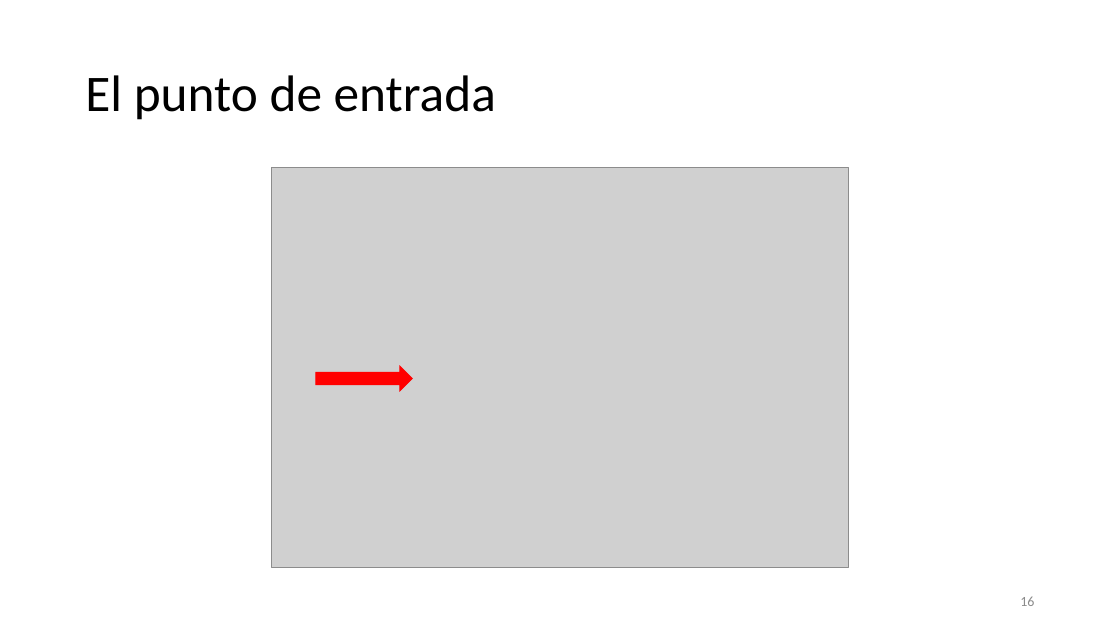
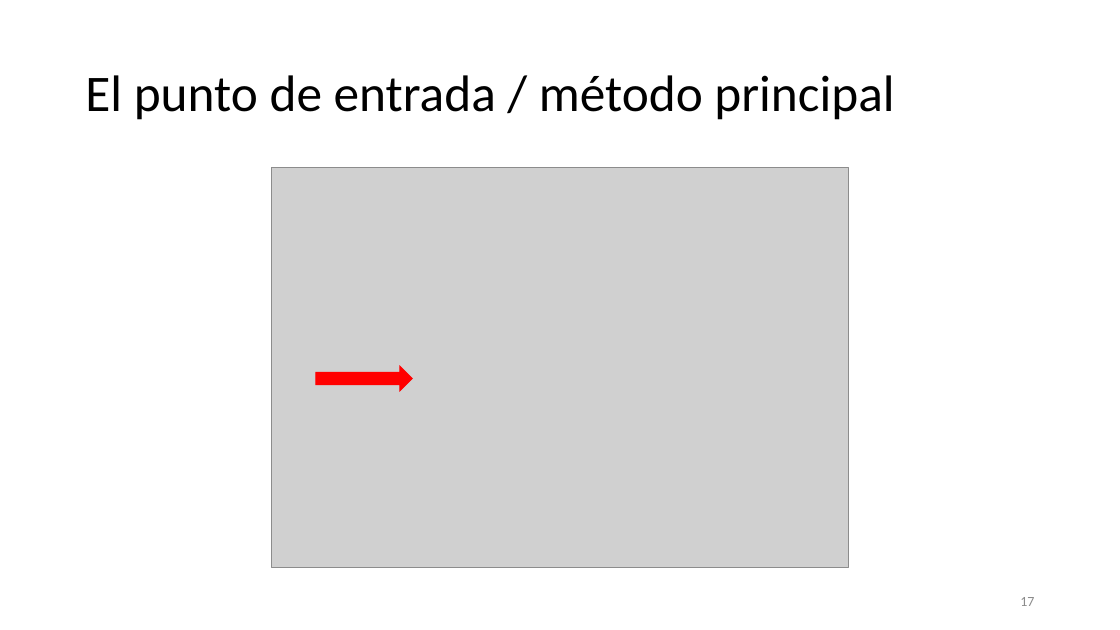
Before and after one commit to SergioLuis/hour-of-code-uva-2021, a slide deck: slide 17 of slides.pptx (slide 16 before the commit). Drawn at 1120x630 pixels with LibreOffice and Linux fonts; fonts in the diff are those of the drawing; grey boxes stand for pictures. Boxes give left, top, right and bottom in pixels: in the first picture for what was removed or moved away, otherwise in the second. Text is boxed around its words. In the diff, an @@ line names an element or a change of style, - is before the commit and + after.

```diff
--- a/slides.pptx
+++ b/slides.pptx
@@ title at [85, 75, 894, 120]: text changed @@
-El punto de entrada
+El punto de entrada / método principal
@@ page number at [1020, 597, 1034, 606]: text changed @@
-16
+17
```
Also in this commit, not shown: 7 other slides changed, 14 slides added, 1 other file.
